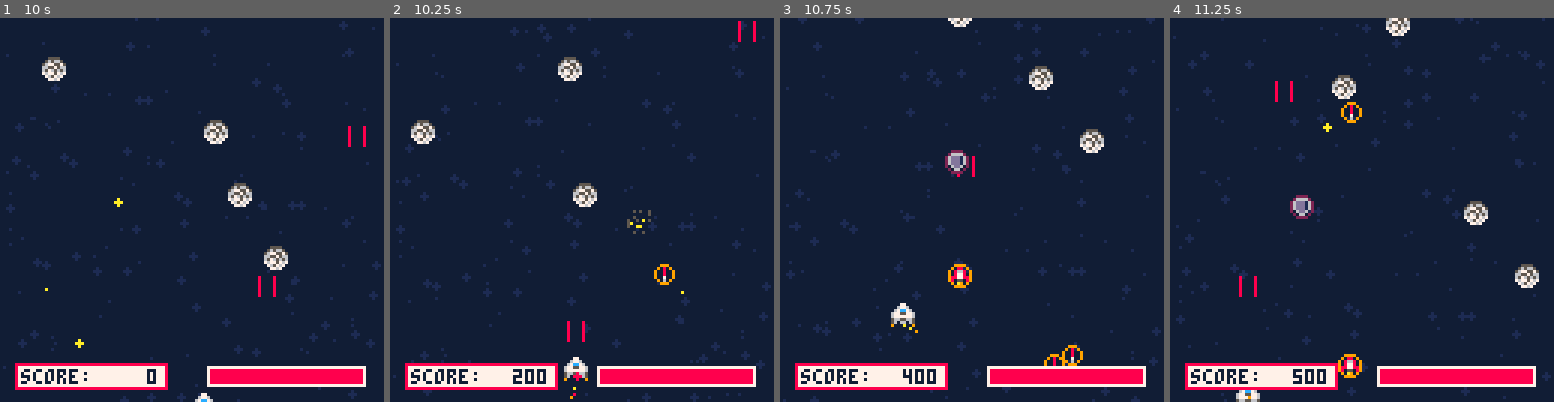
Above: before the commit, frames 1-4 (left to right).
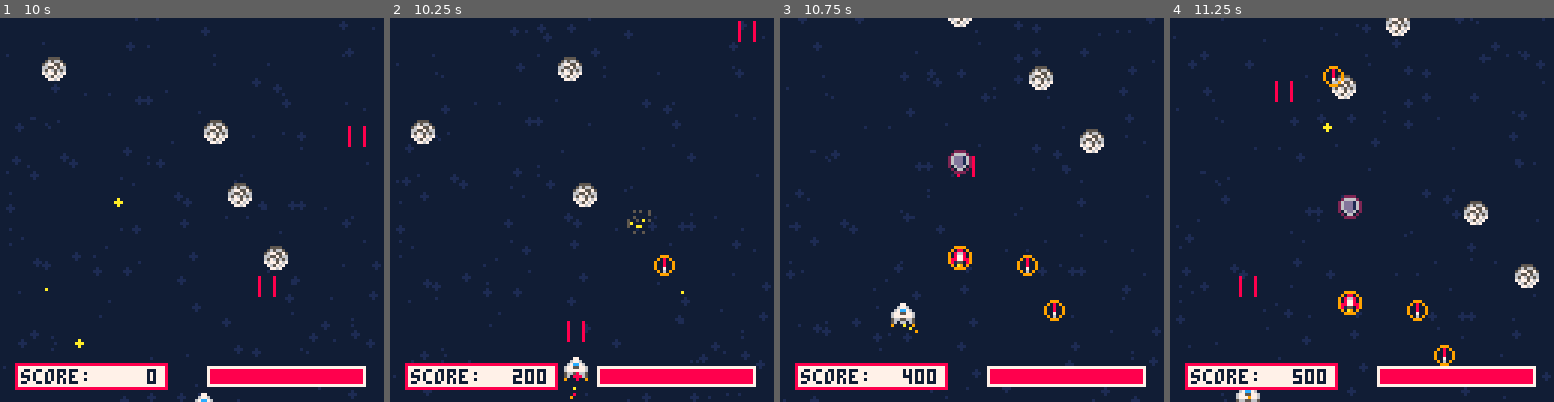
Above: after the commit, the same moments.

Repository: Sam-Horner-42/pico-8
Game: PICO-8 cartridge carts/firstgame/firstgame.p8
The game is run twice, just before and just after one commit, with the same random seed, the same clock (stepped at 60 frames per second) and the same inputs.
Inputs:
- Up to frame 1 (10 s): tap O (Z key) at 0.33, 0.7, 1.43, 2.22, 3.1, 3.98, 4.87, 5.75, 6.63, 7.52, 8.4, 9.28 s; tap X (X key) at 1.07, 2.07, 2.4, 2.73, 3.07, 3.4, 3.73, 4.07, 4.4, 4.73, 5.07, 5.4, 5.73, 6.07, 6.4, 6.73, 7.07, 7.4, 7.73, 8.07, 8.4, 8.73, 9.07, 9.4, 9.73 s; hold Left 1.97-2.37 s; hold Down 2.42-2.82 s; hold Right 2.87-3.53 s; hold Up 3.58-4.08 s; hold Right 4.13-4.53 s; hold Down 4.58-5.08 s; hold Left 5.13-5.8 s; hold Up 5.85-6.18 s; hold Left 6.23-6.63 s; hold Down 6.68-7.08 s; hold Right 7.13-7.8 s; hold Up 7.85-8.35 s; hold Right 8.4-8.8 s; hold Down 8.85-9.35 s; hold Left from 9.4 s (still down)
- Up to frame 2 (10.25 s): release Left at 10.07 s; tap X (X key) at 10.07 s; hold Up from 10.12 s (still down); tap O (Z key) at 10.17 s
- Up to frame 3 (10.75 s): tap X (X key) at 10.4, 10.73 s; release Up at 10.45 s; hold Left from 10.5 s (still down)
- Up to frame 4 (11.25 s): release Left at 10.9 s; hold Down from 10.95 s (still down); tap O (Z key) at 11.05 s; tap X (X key) at 11.07 s

Frame 1 is identical in both runs. In frame 2, 0.2% of the frame differs, in the area x 68-75%, y 61-70%; in frame 3, 1.2%; in frame 4, 1.6%, in the area x 31-75%, y 12-94%.

Commit message:
Added shield pickup, lazer, and health

Diff:
--- /dev/null
+++ b/backup/20250702_022007_firstgame.p8
@@ -0,0 +1,46 @@
+pico-8 cartridge // http://www.pico-8.com
+version 42
+__lua__
+#include main.lua
+#include gameplay.lua
+#include stars.lua
+#include pickups.lua
+#include enemies.lua
+#include thrusters.lua
+#include player.lua
+#include projectiles.lua
+…(35 lines of a section not shown)…
--- /dev/null
+++ b/backup/20250702_024011_firstgame.p8
@@ -0,0 +1,46 @@
+pico-8 cartridge // http://www.pico-8.com
+version 42
+__lua__
+#include main.lua
+#include gameplay.lua
+#include stars.lua
+#include pickups.lua
+#include enemies.lua
+#include thrusters.lua
+#include player.lua
+#include projectiles.lua
+…(35 lines of a section not shown)…
--- /dev/null
+++ b/backup/20250702_030011_firstgame.p8
@@ -0,0 +1,47 @@
+pico-8 cartridge // http://www.pico-8.com
+version 42
+__lua__
+#include main.lua
+#include gameplay.lua
+#include stars.lua
+#include pickups.lua
+#include enemies.lua
+#include thrusters.lua
+#include player.lua
+#include projectiles.lua
+…(36 lines of a section not shown)…
--- /dev/null
+++ b/backup/20250702_032205_firstgame.p8
@@ -0,0 +1,47 @@
+pico-8 cartridge // http://www.pico-8.com
+version 42
+__lua__
+#include main.lua
+#include gameplay.lua
+#include stars.lua
+#include pickups.lua
+#include enemies.lua
+#include thrusters.lua
+#include player.lua
+#include projectiles.lua
+…(36 lines of a section not shown)…
--- /dev/null
+++ b/backup/20250702_034246_firstgame.p8
@@ -0,0 +1,49 @@
+pico-8 cartridge // http://www.pico-8.com
+version 42
+__lua__
+#include main.lua
+#include gameplay.lua
+#include stars.lua
+#include pickups.lua
+#include enemies.lua
+#include thrusters.lua
+#include player.lua
+#include projectiles.lua
+#include lazer_beams.lua
+…(37 lines of a section not shown)…
--- a/backup/last_run.p8
+++ b/backup/last_run.p8
@@ -9,6 +9,7 @@
 #include thrusters.lua
 #include player.lua
 #include projectiles.lua
+#include lazer_beams.lua
 __gfx__
 0007700000000000000000000000000000555500006a660000505005589999850606606000222200009999000099900000bbbb00000000000000000000000000
 00677600000000000000000000000000056566500a777a600000000558888885062772600266662009088090090809000b7777b0000000000000000000000000
--- a/carts/firstgame/enemies.lua
+++ b/carts/firstgame/enemies.lua
@@ -38,11 +38,13 @@
 		elseif self.state == "exploded" then
 			self.explosion_timer -= 1
 			if self.explosion_timer <= 0 then
-                 -- drop a pickup
+                -- drop a pickup
                 local current_x = self.x --reference to x location to prevent deletion
                 local current_y = self.y --reference to y location to prevent deletion
 				del(gameplay.enemies, self)
+                -- TODO make pickups random
                 drop_pickup(current_x, current_y) -- drop a pickup
+
 
 
 			end
--- a/carts/firstgame/firstgame.p8
+++ b/carts/firstgame/firstgame.p8
@@ -9,6 +9,7 @@
 #include thrusters.lua
 #include player.lua
 #include projectiles.lua
+#include lazer_beams.lua
 __gfx__
 0007700000000000000000000000000000555500006a660000505005589999850606606000222200009999000099900000bbbb00000000000000000000000000
 00677600000000000000000000000000056566500a777a600000000558888885062772600266662009088090090809000b7777b0000000000000000000000000
--- a/carts/firstgame/gameplay.lua
+++ b/carts/firstgame/gameplay.lua
@@ -23,6 +23,7 @@
             score = 0,
             menu = false,
             health_bar_timer = 0,
+            shield=false,
         })
 
         stars = {}
@@ -42,6 +43,7 @@
         end
 
         projectiles={}
+        gameplay.laser_beams = {}
         gameplay.enemies = {}
         gameplay.thruster_particles = {}
         gameplay.pickups = {}
@@ -71,11 +73,20 @@
             end
             warningcolourtimer = 20
         end
-
-        if gameplay.game_start_timer >= 20 and not has_music_started then -- TODO change to check below a certain threshold
+        if player.invuln_timer > 0 then
+            player.invuln_timer -= 1
+        end
+        if player.weapon_timer > 0 then
+            player.weapon_timer -= 1
+        end
+        if player.weapon_timer == 0 then
+            player.weapon = "blaster"
+        end
+        --wait 1 second before startinng the music
+        if gameplay.game_start_timer >= 20 and not has_music_started then
                 sfx(-1, 2)
                 music(-1)
-                music(0,7)
+                music(0,1200,7)
                 has_music_started = true
         end
         if gameplay.game_start_timer >= 240 and enemy_spawn_timer >= enemy_spawn_interval then -- it has been long enough between enemy spawns
@@ -93,8 +104,6 @@
             player:update()
         end
 
-
-
         for i=#projectiles,1,-1 do
             local proj = projectiles[i]
             proj:update()
@@ -109,9 +118,10 @@
                 deli(thruster_particles, i)
             end
         end
-
-
-
+        for laser in all(gameplay.laser_beams) do
+            laser:update(player)
+        end
+        -- weapon collisions
         for projectile in all(projectiles) do
             for enemy in all(enemies) do
                 if check_collision(projectile, enemy) and enemy.state == "alive" and enemy.y > 0 then
@@ -125,24 +135,41 @@
                         enemy.explosion_timer = 5
                         del(projectiles, projectile)
                         player.score+=100
-
                         break -- break enemy loop after hit
                     end
                 end
             end
         end
+        for laser in all(gameplay.laser_beams) do
+            for enemy in all(gameplay.enemies) do
+                if gameplay.check_collision(laser, enemy) and enemy.state == "alive" then
+                    enemy.health -= 1
+                    if enemy.health <= 0 then
+                        enemy.state = "hit"
+                    end
+                end
+            end
+        end
+
         --player collisions
         for enemy in all(enemies) do
-            if player.alive and enemy.state == "alive" and check_collision(player, enemy) then
-                sfx(2, 3)
-                player.health -= 10
-                player.health_bar_timer = 5
+            if player.alive and enemy.state == "alive" and check_collision(player, enemy) and player.invuln_timer == 0 then
                 enemy.state = "hit"
+                if player.shield == false then
+                    sfx(2, 3)
+                    player.health -= 10
+                    player.health_bar_timer = 5
+                elseif player.shield == true then
+                    player.invuln_timer = 30 -- half a second of invulnerability
+                    sfx(15, 3)
+                    player.shield = false
+                end
             end
         end
         for pickup in all(pickups) do
             if player.alive and pickup.state == "alive" and check_collision(player, pickup) then
                 sfx(14, 3)
+                gameplay.pikcup_function(pickup.sprite_id, player)
                 pickup.state = "hit"
             end
         end
@@ -173,6 +200,26 @@
             a.y + a.h > b.y
     end,
 
+    pikcup_function = function(spr, player)
+        if spr == 9 then
+            --logic for shield here
+            if player.shield == false then
+                player.shield = true
+            end
+        elseif spr == 10 then
+            --logic for missiles
+        elseif spr == 11 then
+            --logic for lazer
+            player.weapon = "lazer"
+            player.weapon_timer = 120 -- 3 seconds of lazers
+        elseif spr == 12 then
+            --logic for health pickup
+            if player.health < 50 then
+                player.health += 10
+            end
+        end
+    end,
+
     print_centered = function(str, y, text_col, zoffset)
         local text_width = #str * 4
         local x = 64 - (text_width / 2)
@@ -189,6 +236,10 @@
         for projectile in all(projectiles) do
             projectile:draw()
         end
+        for laser in all(gameplay.laser_beams) do
+            laser:draw()
+        end
+
 
         for enemy in all(gameplay.enemies) do
             enemy:draw() --spawn enemies
--- /dev/null
+++ b/carts/firstgame/lazer_beams.lua
@@ -0,0 +1,22 @@
+laser_beam = {
+    x = 0,
+    y = 0,
+    w = 2,
+    h = 120, -- long vertical beam
+    offset_x = 0,
+
+    new = function(self, tbl)
+        tbl = tbl or {}
+        setmetatable(tbl, {__index = self})
+        return tbl
+    end,
+
+    update = function(self, player)
+        self.x = player.x + self.offset_x
+        self.y = (player.y+1) - self.h
+    end,
+
+    draw = function(self)
+        rectfill(self.x, self.y, self.x, self.y + self.h, 8) -- bright color
+    end
+}
--- a/carts/firstgame/pickups.lua
+++ b/carts/firstgame/pickups.lua
@@ -1,7 +1,7 @@
 pickup={
     x=64, --xpos
     y=-1, --ypos
-    spd= 2 + flr(rnd(1)), --speed
+    spd = 1 + flr(rnd(1)), --speed
     state = "alive",
     w = 8,
     h = 8,
@@ -10,8 +10,8 @@
 
     new=function(self,tbl)
         tbl=tbl or {}
-        tbl.drift = tbl.drift or flr(rnd(2)) -- 0 or 1
-        tbl.drift_amount = tbl.drift_amount or flr(rnd(2)) -- you can tweak this range
+        tbl.drift = tbl.drift or flr(rnd(1)) -- 0 or 1
+        tbl.drift_amount = tbl.drift_amount or flr(rnd(1)) -- you can tweak this range
         tbl.sprite_id = tbl.sprite_id or self.sprite_id
         setmetatable(tbl, {__index=self})
         return tbl
--- a/carts/firstgame/player.lua
+++ b/carts/firstgame/player.lua
@@ -12,8 +12,10 @@
     health_bar_colour = 8,
     health_bar_timer = 0,
     is_thrusting = false,
-
-    current_sfx = nil,
+    shield = false,
+    invuln_timer = 0,
+    weapon = "blaster",
+    weapon_timer = 0,
 
 	new = function(self, tbl)
 		tbl = tbl or {}
@@ -96,9 +98,18 @@
             -- actions
             if self.fire_cooldown == 0 then
                 if btn(5) then
-                    self.fire_cooldown = 6
-                    self:shoot() -- shoot guns
+                    if self.weapon == "blaster" or self.weapon_timer == 0 then
+                        self.fire_cooldown = 6
+                        self:shoot() -- shoot guns
+                    elseif self.weapon == "lazer" and self.weapon_timer > 0 then
+                        self.fire_cooldown = 2
+                        self:shoot()
+                    end
                 end
+            end
+            -- cancel laser if button is released
+            if btn(5) == false and player.weapon == "lazer" then
+                gameplay.laser_beams = {}
             end
             if self.health == 0 then
                 self.alive = false
@@ -112,25 +123,41 @@
 
     -- draw bullets
     shoot = function(self)
-        sfx(0, 3)
-        -- left gun
-        add(projectiles, projectile:new({
-            x = self.x + 1,
-            y = self.y + 1
-        }))
+        if self.weapon == "blaster" then
+            sfx(0, 3)
+            -- left gun
+            add(projectiles, projectile:new({
+                x = self.x + 1,
+                y = self.y + 1
+            }))
 
-        -- right gun
-        add(projectiles, projectile:new({
-            x = self.x + 6,
-            y = self.y + 1
-        }))
+            -- right gun
+            add(projectiles, projectile:new({
+                x = self.x + 6,
+                y = self.y + 1
+            }))
+        elseif self.weapon == "lazer" then
+            sfx(16,3)
+            -- only add lasers if they don't already exist
+            if #gameplay.laser_beams == 0 then
+                sfx(16, 3) -- laser hum or zap
+                add(gameplay.laser_beams, laser_beam:new({ offset_x = 1 }))
+                add(gameplay.laser_beams, laser_beam:new({ offset_x = 6 }))
+            end
+        end
+
     end,
+
 
 	draw = function(self)
         --display player, split into 4 parts to display damage later
 
 		spr(0, self.x, self.y)
-
+        if self.shield == true then
+            self.health_bar_colour = 13
+        else
+            self.health_bar_colour = 8
+        end
         if self.menu == false then
             for p in all(thruster_particles) do
                 p:draw()
Not shown, changed: activity_log.txt
Not shown, changed: 35 lines of the sprite sheet (__gfx__) section of backup/20250702_022007_firstgame.p8
Not shown, changed: the music (__music__) section of backup/20250702_022007_firstgame.p8
Not shown, changed: the sound effects (__sfx__) section of backup/20250702_022007_firstgame.p8
Not shown, changed: 35 lines of the sprite sheet (__gfx__) section of backup/20250702_024011_firstgame.p8
Not shown, changed: the music (__music__) section of backup/20250702_024011_firstgame.p8
Not shown, changed: the sound effects (__sfx__) section of backup/20250702_024011_firstgame.p8
Not shown, changed: 36 lines of the sprite sheet (__gfx__) section of backup/20250702_030011_firstgame.p8
Not shown, changed: the music (__music__) section of backup/20250702_030011_firstgame.p8
Not shown, changed: the sound effects (__sfx__) section of backup/20250702_030011_firstgame.p8
Not shown, changed: 36 lines of the sprite sheet (__gfx__) section of backup/20250702_032205_firstgame.p8
Not shown, changed: the music (__music__) section of backup/20250702_032205_firstgame.p8
(and 8 more such lines)
